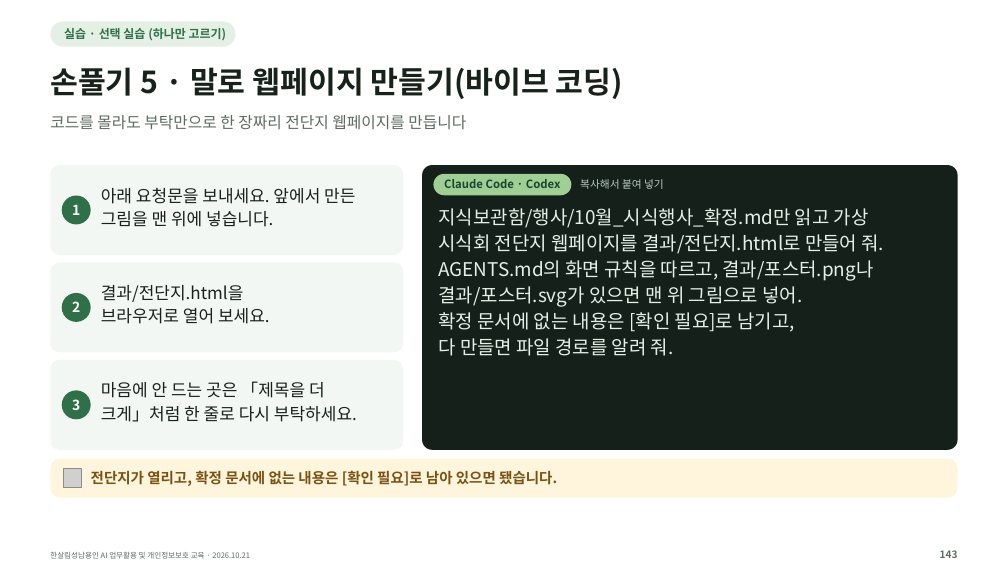
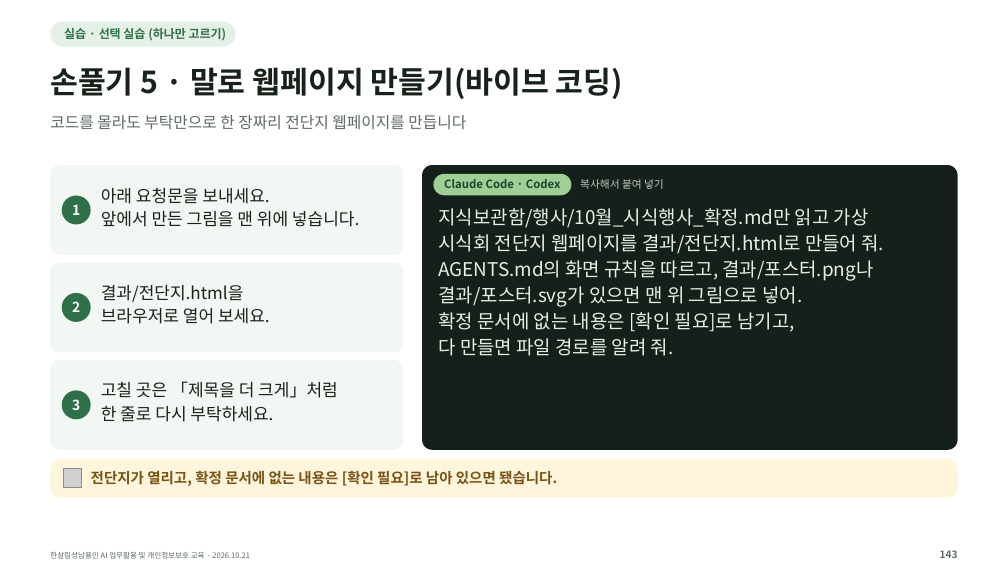
Before and after one commit to kscold/kscold-blog-version-2, a slide deck: slide 143 of apps/web/public/hansalim/files/한살림_AI교육_강의자료.pptx. Drawn at 1008x567 pixels with LibreOffice and Linux fonts; fonts in the diff are those of the drawing; grey boxes stand for pictures. Boxes give left, top, right and bottom in pixels: in the first picture for what was removed or moved away, otherwise in the second. Text is boxed around its words. In the diff, an @@ line names an element or a change of style, - is before the commit and + after.

```diff
--- a/apps/web/public/hansalim/files/한살림_AI교육_강의자료.pptx
+++ b/apps/web/public/hansalim/files/한살림_AI교육_강의자료.pptx
@@ text at bbox=[101, 188, 359, 227]: spaces changed @@
-아래 요청문을 보내세요. 앞에서 만든
-그림을 맨 위에 넣습니다.
+아래 요청문을 보내세요.
+앞에서 만든 그림을 맨 위에 넣습니다.
@@ text at bbox=[101, 381, 338, 422]: text changed @@
-마음에 안 드는 곳은 「제목을 더
-크게」처럼 한 줄로 다시 부탁하세요.
+고칠 곳은 「제목을 더 크게」처럼
+한 줄로 다시 부탁하세요.
```
Also in this commit, not shown: 61 other slides changed, 3 other files.
